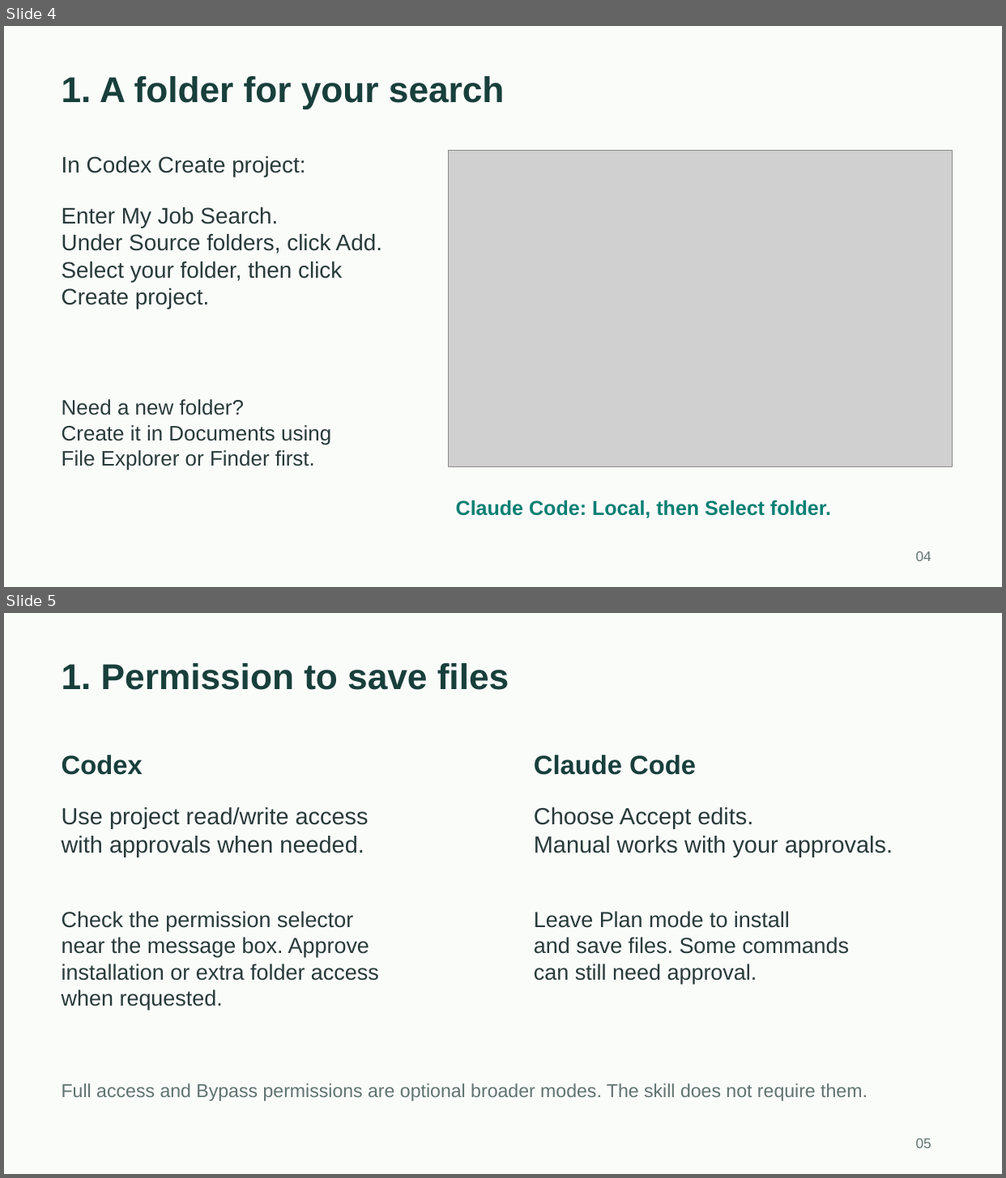
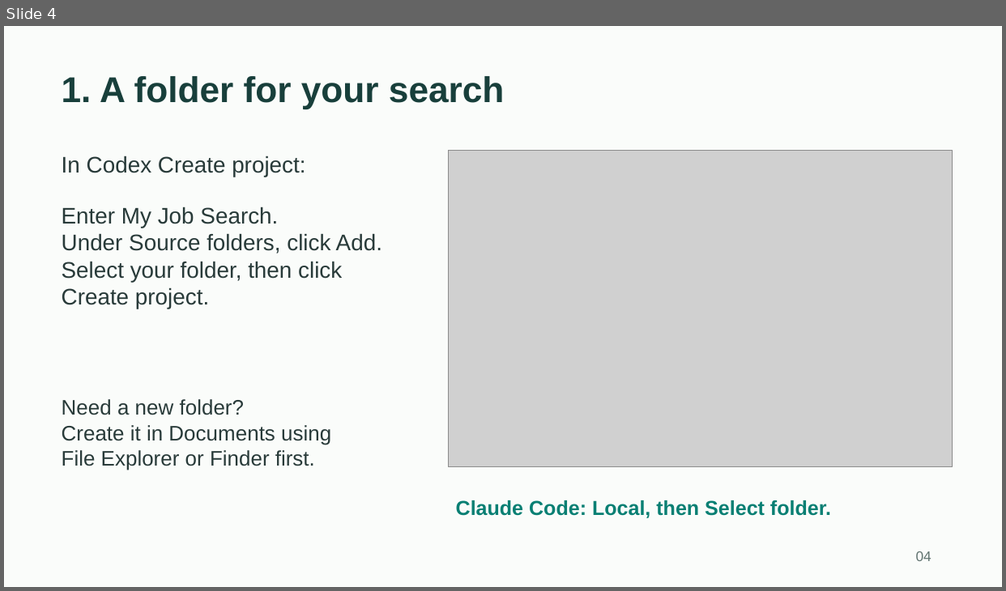
Before and after one commit to toughdave/job-search, a slide deck: docs/job-search-guide.pptx. Shown one above the other, each under a label of ours: slides 4 and 5 before the commit, slide 4 after it. The pictures are 1006x1178 and 1006x591 pixels, drawn with LibreOffice and Linux fonts; fonts in the diff are those of the drawing; grey boxes stand for pictures. Boxes give left, top, right and bottom in pixels: in the first picture for what was removed or moved away, otherwise in the second. Text is boxed around its words. In the diff, an @@ line names an element or a change of style, - is before the commit and + after.

Commit message:
Match desktop permissions guide to Full access and Auto screenshots

```diff
--- a/docs/job-search-guide.pptx
+++ b/docs/job-search-guide.pptx
@@ slide 5 removed at bbox=[4, 613, 1002, 1174], background #FAFCFA @@
@@ text removed at bbox=[62, 663, 509, 690] @@
-1. Permission to save files
@@ text removed at bbox=[62, 755, 143, 775] @@
-Codex
@@ text removed at bbox=[534, 755, 696, 775] @@
-Claude Code
@@ text removed at bbox=[62, 807, 368, 857] @@
-Use project read/write access
-with approvals when needed.
@@ text removed at bbox=[534, 807, 893, 857] @@
-Choose Accept edits.
-Manual works with your approvals.
@@ text removed at bbox=[62, 911, 379, 1010] @@
-Check the permission selector
-near the message box. Approve
-installation or extra folder access
-when requested.
@@ text removed at bbox=[534, 911, 849, 984] @@
-Leave Plan mode to install
-and save files. Some commands
-can still need approval.
@@ text removed at bbox=[62, 1084, 867, 1101] @@
-Full access and Bypass permissions are optional broader modes. The skill does not require them.
@@ text removed at bbox=[916, 1139, 931, 1148] @@
-05
```
Also in this commit, not shown: 6 slides changed, 2 slides added, 4 other files.
